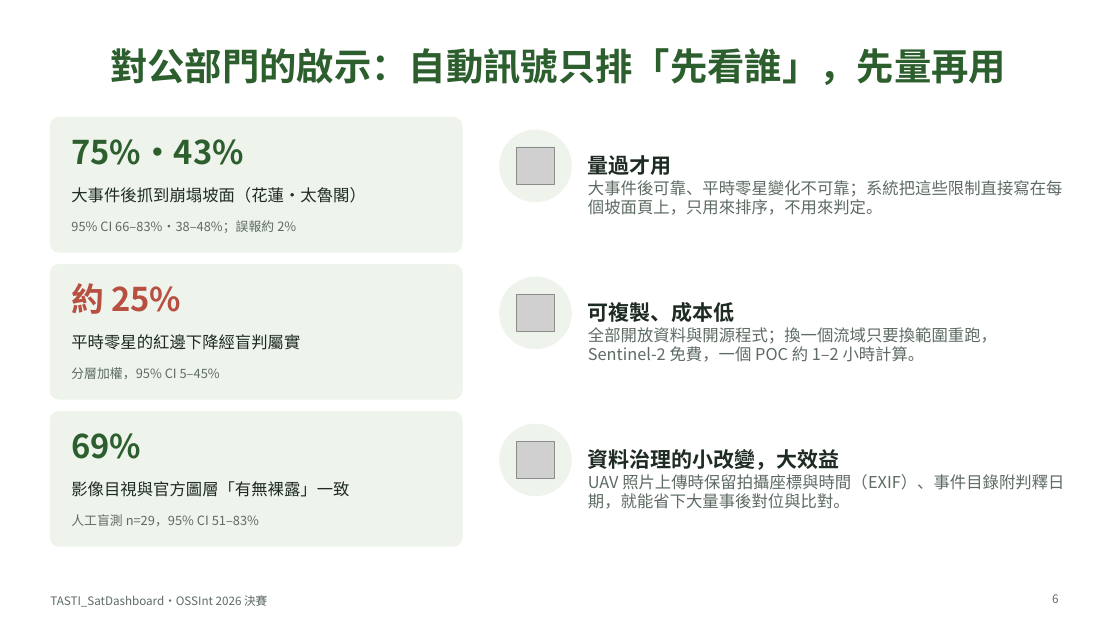
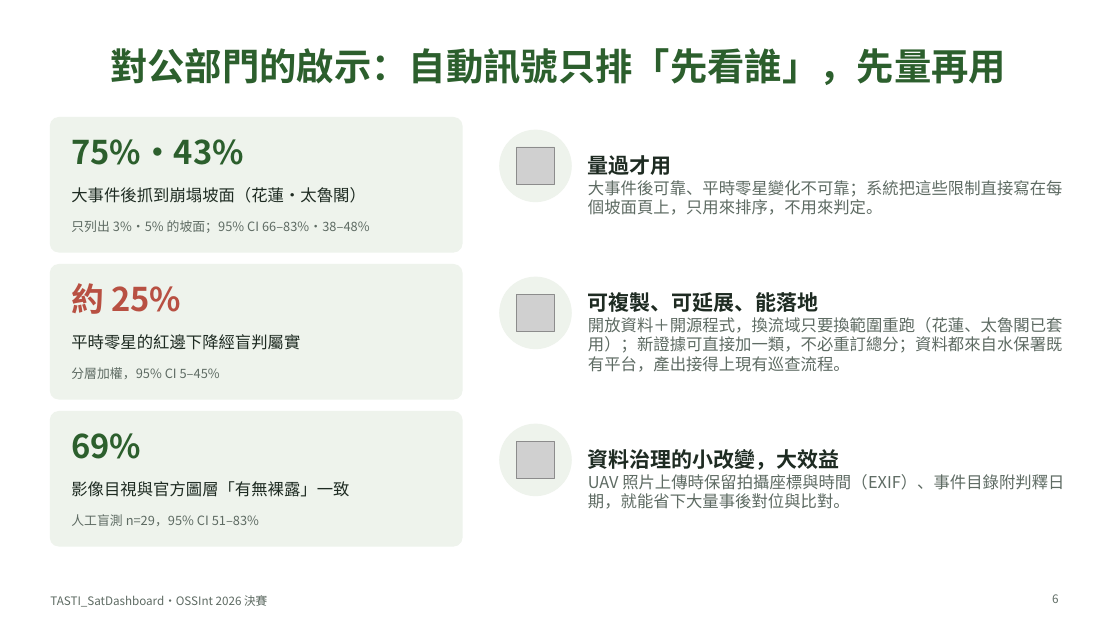
Before and after one commit to RhynoW/ardswc-resilience-observatory, a slide deck: slide 6 of presentation/TASTI_SatDashboard-決賽簡報.pptx. Drawn at 1120x630 pixels with LibreOffice and Linux fonts; fonts in the diff are those of the drawing; grey boxes stand for pictures. Boxes give left, top, right and bottom in pixels: in the first picture for what was removed or moved away, otherwise in the second. Text is boxed around its words. In the diff, an @@ line names an element or a change of style, - is before the commit and + after.

```diff
--- a/presentation/TASTI_SatDashboard-決賽簡報.pptx
+++ b/presentation/TASTI_SatDashboard-決賽簡報.pptx
@@ text at (71, 220, 370, 233): text changed @@
-95% CI 66–83%・38–48%；誤報約 2%
+只列出 3%・5% 的坡面；95% CI 66–83%・38–48%
@@ text at (588, 292, 1062, 372): text changed @@
-可複製、成本低
-全部開放資料與開源程式；換一個流域只要換範圍重跑，Sentinel-2 免費，一個 POC 約 1–2 小時計算。
+可複製、可延展、能落地
+開放資料＋開源程式，換流域只要換範圍重跑（花蓮、太魯閣已套用）；新證據可直接加一類，不必重訂總分；資料都來自水保署既有平台，產出接得上現有巡查流程。
```
Also in this commit, not shown: 7 other files.
